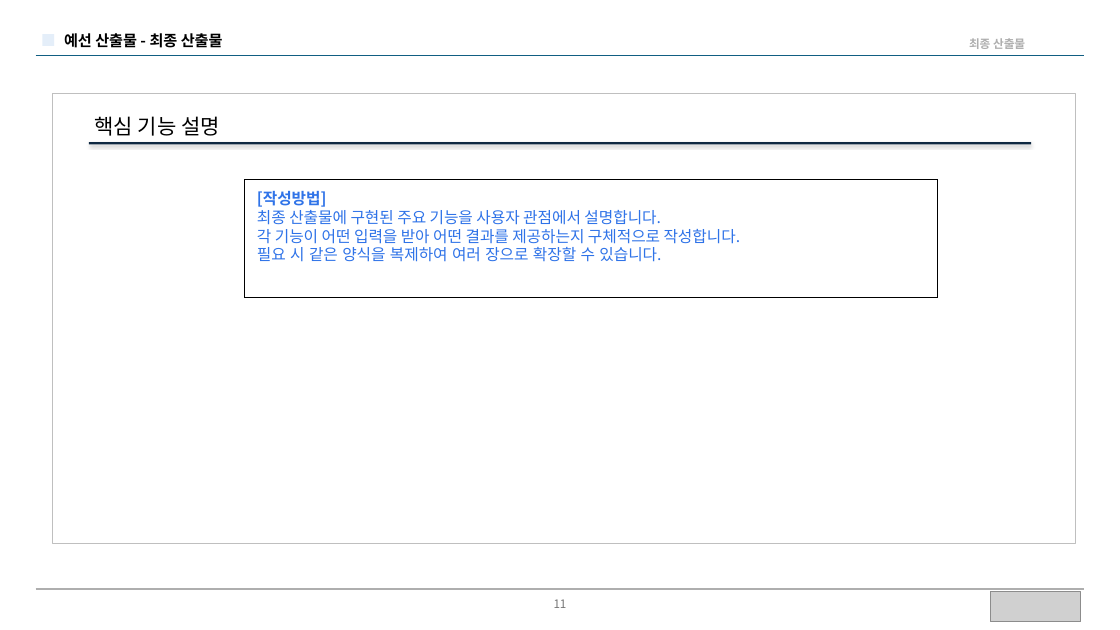
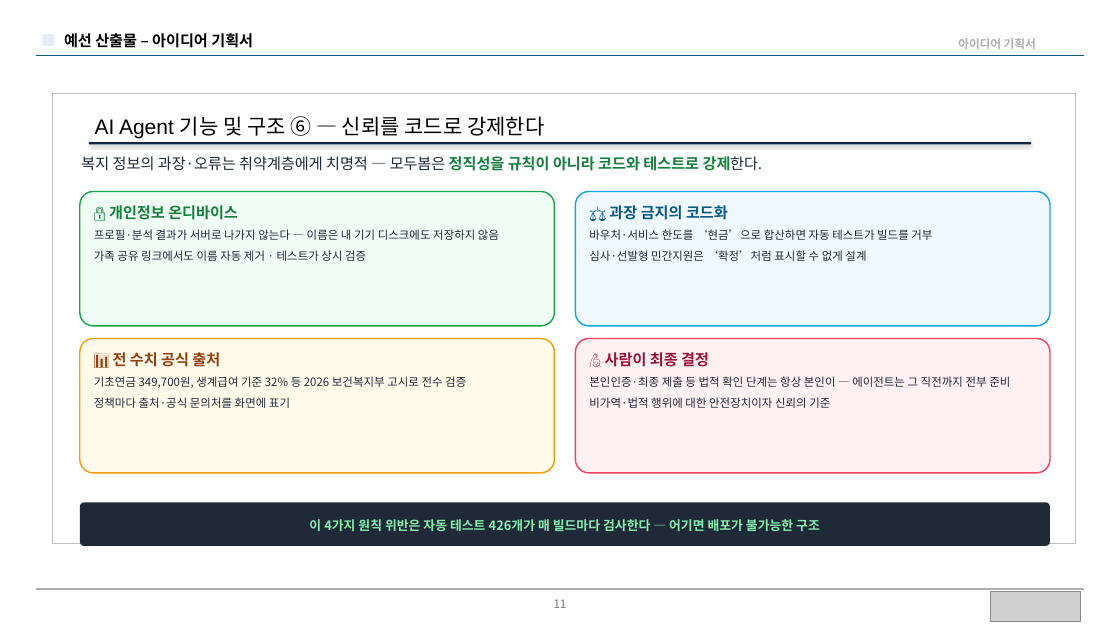
Before and after one commit to BioCode67/modoo-bom, a slide deck: slide 11 of docs/제출/모두봄-예선기획서-14p.pptx. Drawn at 1120x630 pixels with LibreOffice and Linux fonts; fonts in the diff are those of the drawing; grey boxes stand for pictures. Boxes give left, top, right and bottom in pixels: in the first picture for what was removed or moved away, otherwise in the second. Text is boxed around its words. In the diff, an @@ line names an element or a change of style, - is before the commit and + after.

Commit message:
docs(제출): 예선 기획서 v2 — 아이디어 기획서 12장 확장(총 14p)·확장프로그램 언급 제거·커버리지 강조
- 구성 변경: 표지+Summary+아이디어 기획서 12장 = 14p (최종산출물·부록 제외판) + 20p 규정안전판 별도 보관
- 확장프로그램 언급 0 — '설치 없이 웹에서 바로 서류 자동발급·신청' 메시지로 통일(본인 확인만 사람)
- 커버리지 명시: 복지정책·복지서비스·장학금·행복주택 등 주택공고·서민금융·민간재단 — 한곳에서
- 신규 페이지: 대화형 입구(새싹이 실화면)·서류→신청 4단계(신청키트 실화면)·사후관리(결과 실화면)·
  신뢰 4원칙 2x2·페르소나 실측(연 767만원 의미)·사회가치·확장 로드맵(NOW/NEXT/FUTURE)
- 수치 최신화: 카탈로그 5,300+·테스트 426·13종·7개 언어. PowerPoint 렌더 14장 전수 육안 검증

```diff
--- a/docs/제출/모두봄-예선기획서-14p.pptx
+++ b/docs/제출/모두봄-예선기획서-14p.pptx
@@ text at (64, 33, 253, 48): text changed @@
-예선 산출물 - 최종 산출물
+예선 산출물 – 아이디어 기획서
@@ text at (958, 38, 1036, 49): text changed @@
-최종 산출물
+아이디어 기획서
@@ text removed at (95, 116, 220, 136) @@
-핵심 기능 설명
@@ text added at (95, 116, 544, 138), 18 pt, text #000000 @@
+AI Agent 기능 및 구조 ⑥ — 신뢰를 코드로 강제한다
@@ text added at (81, 156, 763, 171), 13 pt, text #1F2937 @@
+복지 정보의 과장·오류는 취약계층에게 치명적 — 모두봄은 정직성을 규칙이 아니라 코드와 테스트로 강제한다.
@@ rounded rectangle added at (80, 192, 555, 326), fill #F0FDF4, outline #16A34A 1.2 pt, 9.8 pt, text #1F2937 @@
+🔒 개인정보 온디바이스
+프로필·분석 결과가 서버로 나가지 않는다 — 이름은 내 기기 디스크에도 저장하지 않음
+가족 공유 링크에서도 이름 자동 제거 · 테스트가 상시 검증
@@ rectangle removed at (245, 180, 938, 298) @@
-[작성방법]
-최종 산출물에 구현된 주요 기능을 사용자 관점에서 설명합니다.
-각 기능이 어떤 입력을 받아 어떤 결과를 제공하는지 구체적으로 작성합니다.
-필요 시 같은 양식을 복제하여 여러 장으로 확장할 수 있습니다.
@@ rounded rectangle added at (576, 192, 1050, 326), fill #F0F9FF, outline #0EA5E9 1.2 pt, 9.8 pt, text #1F2937 @@
+⚖️ 과장 금지의 코드화
+바우처·서비스 한도를 ‘현금’으로 합산하면 자동 테스트가 빌드를 거부
+심사·선발형 민간지원은 ‘확정’처럼 표시할 수 없게 설계
@@ rounded rectangle added at (80, 339, 555, 473), fill #FFFBEB, outline #F59E0B 1.2 pt, 9.8 pt, text #1F2937 @@
+📊 전 수치 공식 출처
+기초연금 349,700원, 생계급여 기준 32% 등 2026 보건복지부 고시로 전수 검증
+정책마다 출처·공식 문의처를 화면에 표기
@@ rounded rectangle added at (576, 339, 1050, 473), fill #FFF1F2, outline #F43F5E 1.2 pt, 9.8 pt, text #1F2937 @@
+🙋 사람이 최종 결정
+본인인증·최종 제출 등 법적 확인 단계는 항상 본인이 — 에이전트는 그 직전까지 전부 준비
+비가역·법적 행위에 대한 안전장치이자 신뢰의 기준
@@ rounded rectangle added at (80, 502, 1050, 546), fill #1F2937, 11 pt, text #86EFAC, bold @@
+이 4가지 원칙 위반은 자동 테스트 426개가 매 빌드마다 검사한다 — 어기면 배포가 불가능한 구조
```
Also in this commit, not shown: 9 other slides changed, 4 slides added, 4 slides removed, 2 other files.
